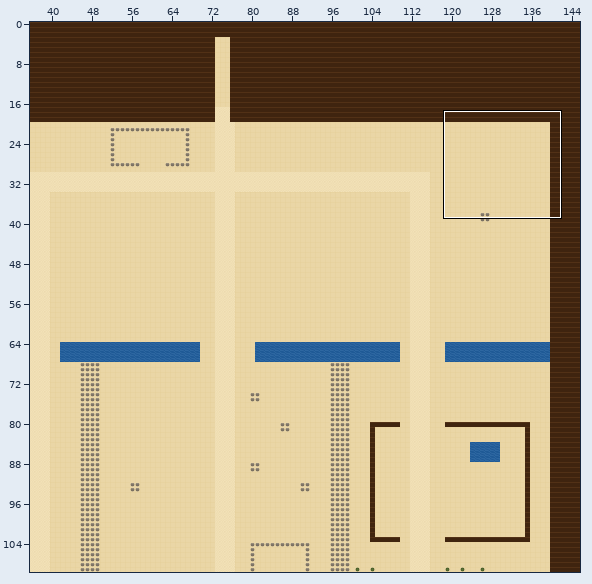
A Tiled map (JSON) gets an edit: maps/elysium.tmj. The picture above shows the old version from afar; the outline marks the close-up.
Close-up. The starting point:
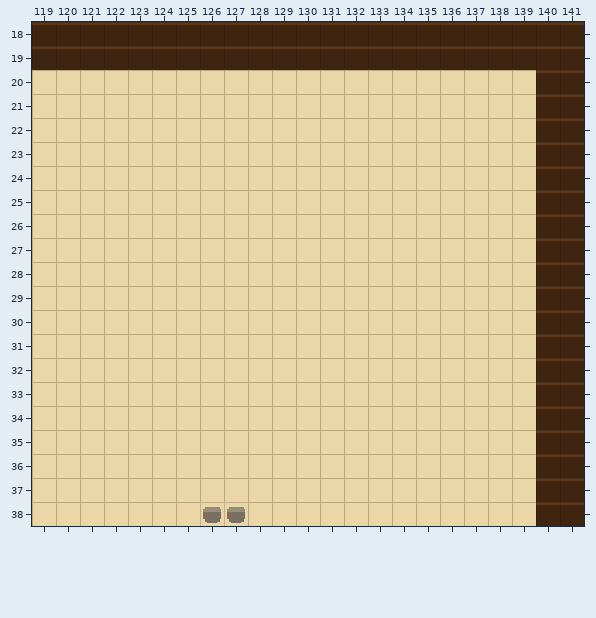
Cells are 16x16 px. Shown: x 119..141, y 18..38. The commit also changed other parts of the map, which this record leaves out.
Now the later version:
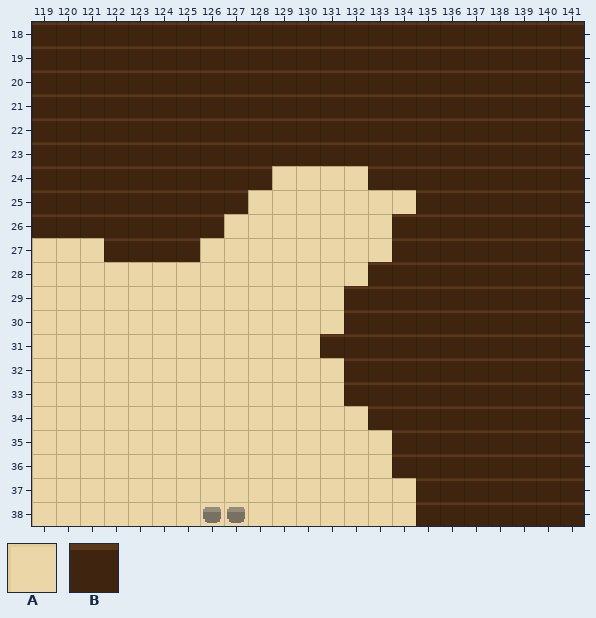
Key: from "draft": A 0, B 1.
_ is an empty cell.
Tiles replaced or removed in this view: A.
The exact change:
Changed rows in their new state; . is an unchanged cell.
Layer "ground":
first column x 119:
20 BBBBBBBBBBBBBBBBBBBBB
21 BBBBBBBBBBBBBBBBBBBBB
22 BBBBBBBBBBBBBBBBBBBBB
23 BBBBBBBBBBBBBBBBBBBBB
24 BBBBBBBBBB....BBBBBBB
25 BBBBBBBBB.......BBBBB
26 BBBBBBBB.......BBBBBB
27 ...BBBB........BBBBBB
28 ..............BBBBBBB
29 .............BBBBBBBB
30 .............BBBBBBBB
31 ............BBBBBBBBB
32 .............BBBBBBBB
33 .............BBBBBBBB
34 ..............BBBBBBB
35 ...............BBBBBB
36 ...............BBBBBB
37 ................BBBBB
38 ................BBBBB
